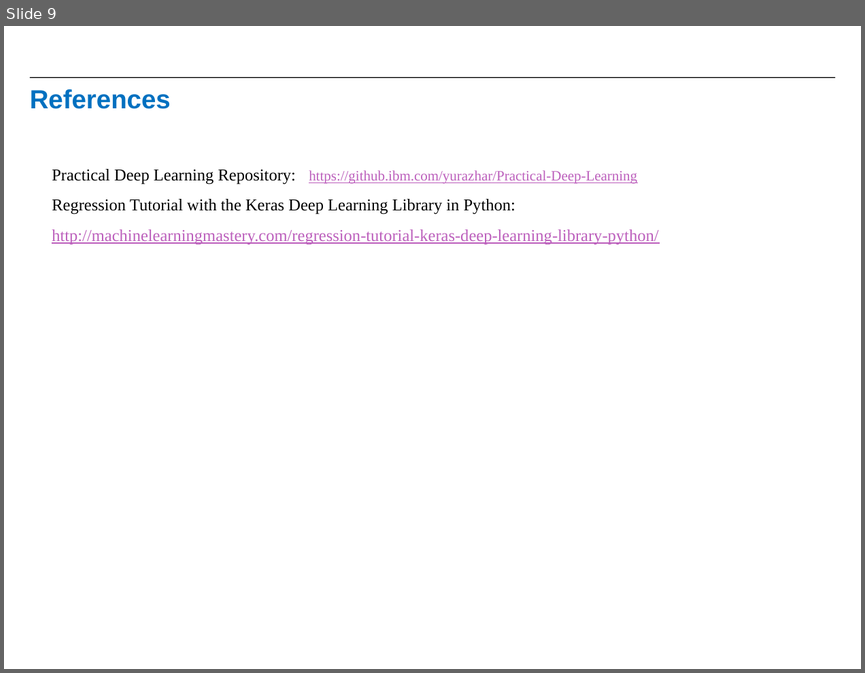
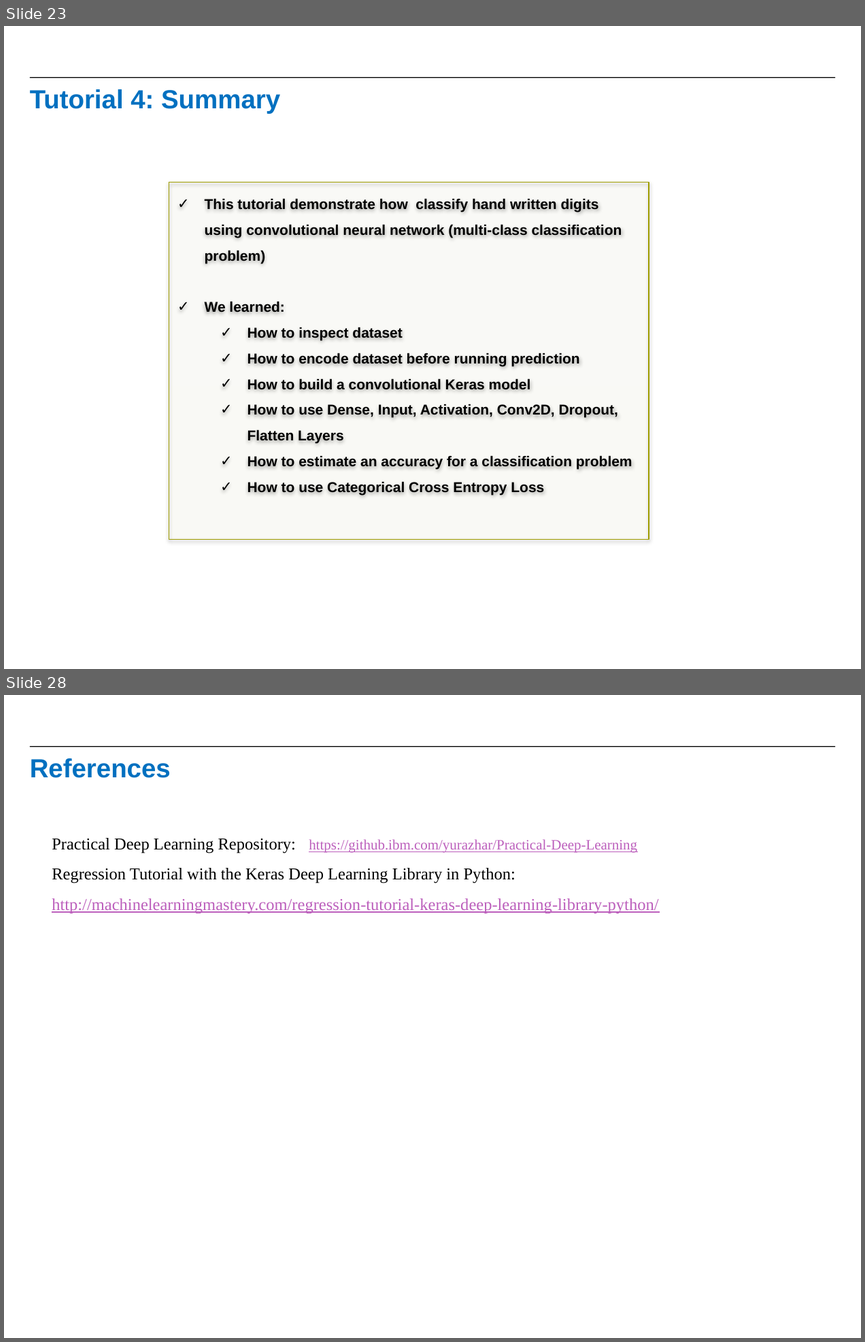
Before and after one commit to raanonr/practicals, a slide deck: PracticalKeras_Tutorials.pptx. Shown one above the other, each under a label of ours: slide 9 before the commit, slides 23 and 28 after it; the slides between them are not shown. The pictures are 865x673 and 865x1342 pixels, drawn with LibreOffice and Linux fonts; fonts in the diff are those of the drawing; background and template pictures are left out. Boxes give left, top, right and bottom in pixels: in the first picture for what was removed or moved away, otherwise in the second. Text is boxed around its words. In the diff, an @@ line names an element or a change of style, - is before the commit and + after.

Commit message:
Completed 5 tutorials

```diff
--- a/PracticalKeras_Tutorials.pptx
+++ b/PracticalKeras_Tutorials.pptx
@@ slide 23 added at <box>4,26,861,669</box>, background #FFFFFF; not listed: 1 template element that a slide beside it also shows @@
@@ title added at <box>30,89,280,113</box>, 22 pt, text #0070C0, bold @@
+Tutorial 4: Summary
@@ rectangle added at <box>169,182,649,539</box>, fill gradient #F2F0A2 to #F5F3BF to #FCFBE6, outline #A09E00 0.75 pt, 12 pt, text #000000, bold @@
+✓ This tutorial demonstrate how classify hand written digits using convolutional neural network (multi-class classification problem)
+✓ We learned:
+  ✓ How to inspect dataset
+  ✓ How to encode dataset before running prediction
+  ✓ How to build a convolutional Keras model
+  ✓ How to use Dense, Input, Activation, Conv2D, Dropout, Flatten Layers
+  ✓ How to estimate an accuracy for a classification problem
+  ✓ How to use Categorical Cross Entropy Loss
@@ what was slide 9 is now slide 28 @@
```
Also in this commit, not shown: 4 slides changed, 18 other slides added.
